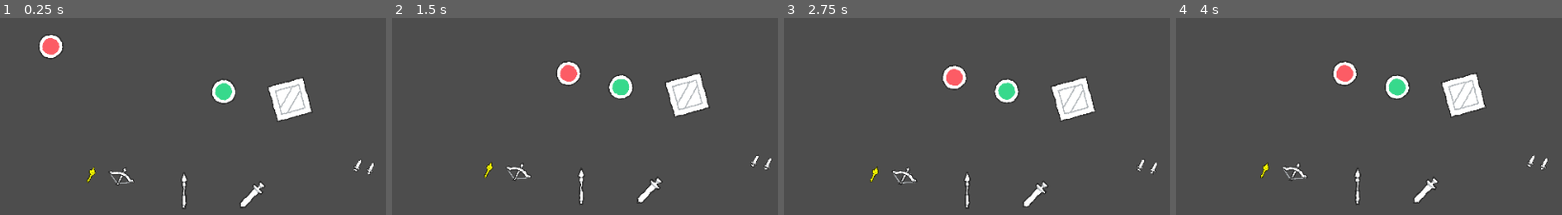
Above: before the commit, frames 1-4 (left to right).
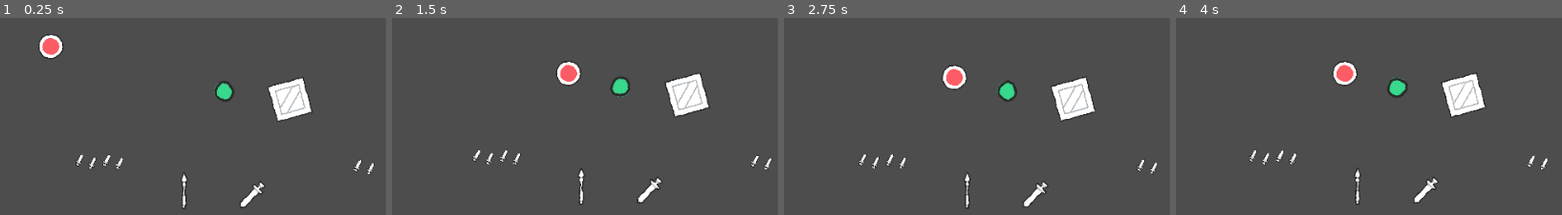
Above: after the commit, the same moments.

Repository: AndreeBurlamaqui/Gorgedot
Game: Godot game, scene res://Game/Scenes/basic_level.tscn
Two runs of this game, one before a commit and one after it. Both use one fixed random seed, a clock stepped at 60 frames per second and the inputs below.
Inputs (mouse positions are in pixels of both pictures, inside the frame that each line leads up to):
- Up to frame 1 (0.25 s): no input
- Up to frame 2 (1.5 s): move the mouse to (outside the picture) at 0.52 s; move the mouse to (465, 108) at 1.27 s
- Up to frame 3 (2.75 s): tap Enter at 2 s; move the mouse to (outside the picture) at 2.02 s
- Up to frame 4 (4 s): tap Space at 2.75 s; move the mouse to (1361, 173) at 2.77 s; tap Enter at 3.5 s; move the mouse to (outside the picture) at 3.52 s

The runs differ from the first frame. In frame 1, 0.9% of the frame differs, in the area x 19-62%, y 30-86%; in frame 2, 0.9%; in frame 3, 0.9%; in frame 4, 0.9%, in the area x 18-61%, y 28-83%.

Commit message:
+ Replacing broken ranged weapons to dagger into the basic level just to continue testing + Added body and hands visual for units > This will make it easier to create different type of enemies, which can have different hand colors + Weapons now has hands sprites in it, with animations that control it + Weapon's hands updates based on the owner visual

Diff:
--- a/Game/Scenes/basic_level.tscn
+++ b/Game/Scenes/basic_level.tscn
@@ -1,11 +1,9 @@
-[gd_scene load_steps=14 format=3 uid="uid://c6ysh7sy6ft3o"]
+[gd_scene load_steps=12 format=3 uid="uid://c6ysh7sy6ft3o"]
 
 [ext_resource type="Texture2D" uid="uid://b8q2xl5qc5142" path="res://Art/Environment/crate.png" id="2_uomle"]
 [ext_resource type="Script" path="res://Game/Components/Health.gd" id="3_brnsa"]
 [ext_resource type="PackedScene" uid="uid://cb4fxg1qk7i5g" path="res://Game/Units/Player/unit_player.tscn" id="3_sjj74"]
-[ext_resource type="PackedScene" uid="uid://bxsio4wrr0w5c" path="res://Game/Units/Weapons/weapon_bow.tscn" id="3_vlvf6"]
 [ext_resource type="PackedScene" uid="uid://ck1j3ahoidavh" path="res://Game/Units/Weapons/weapon_sword.tscn" id="4_gxqny"]
-[ext_resource type="PackedScene" uid="uid://bnlo6msnxyvmh" path="res://Game/Units/Weapons/weapon_electric_wand.tscn" id="5_ufmju"]
 [ext_resource type="PackedScene" uid="uid://dk8jaqbm1ms48" path="res://Game/Units/Weapons/weapon_pole.tscn" id="7_thg4i"]
 [ext_resource type="PackedScene" uid="uid://31ww45ep24bk" path="res://Game/Units/Weapons/weapon_daggers.tscn" id="8_y60a4"]
 [ext_resource type="PackedScene" uid="uid://q6p71erhbfr7" path="res://Game/Units/Enemies/example_enemy_unit.tscn" id="10_tycfk"]
@@ -94,13 +92,11 @@
 "": SubResource("AnimationLibrary_556a5")
 }
 
-[node name="Bow" parent="." instance=ExtResource("3_vlvf6")]
+[node name="Bow" parent="." instance=ExtResource("8_y60a4")]
 position = Vector2(-366, 270)
-projectiles = Array[Resource("res://Game/Units/Weapons/Projectiles/ProjectileData.gd")]([])
 
-[node name="Electric Wand" parent="." instance=ExtResource("5_ufmju")]
+[node name="Electric Wand" parent="." instance=ExtResource("8_y60a4")]
 position = Vector2(-456, 269)
-projectiles = Array[Resource("res://Game/Units/Weapons/Projectiles/ProjectileData.gd")]([])
 
 [node name="Sword" parent="." instance=ExtResource("4_gxqny")]
 position = Vector2(97, 300)
--- a/Game/Units/Enemies/example_enemy_unit.tscn
+++ b/Game/Units/Enemies/example_enemy_unit.tscn
@@ -1,9 +1,10 @@
-[gd_scene load_steps=5 format=3 uid="uid://q6p71erhbfr7"]
+[gd_scene load_steps=6 format=3 uid="uid://q6p71erhbfr7"]
 
 [ext_resource type="PackedScene" uid="uid://btuolqcayirgb" path="res://Game/Units/general_unit.tscn" id="1_wsryk"]
 [ext_resource type="Script" path="res://Game/Units/Enemies/EnemyController.gd" id="2_ojer1"]
 [ext_resource type="Resource" uid="uid://c4uq77jqqnjam" path="res://Game/Units/Enemies/Movements/chaser_movement.tres" id="3_helry"]
 [ext_resource type="Texture2D" uid="uid://bd4uobjc76wnv" path="res://Art/Characters/red_character.png" id="3_yjf2b"]
+[ext_resource type="Texture2D" uid="uid://b8ou7j2i35dgh" path="res://Art/Characters/red_hand.png" id="5_dp185"]
 
 [node name="Enemy Unit" node_paths=PackedStringArray("stunTimer") instance=ExtResource("1_wsryk")]
 collision_mask = 32
@@ -13,6 +14,8 @@
 moveAcceleration = 2500.0
 moveFriction = 5000.0
 stunTimer = NodePath("Stun")
+bodyVisual = ExtResource("3_yjf2b")
+handsVisual = ExtResource("5_dp185")
 
 [node name="Visual" parent="." index="0"]
 texture = ExtResource("3_yjf2b")
--- a/Game/Units/Player/PlayerController.gd
+++ b/Game/Units/Player/PlayerController.gd
@@ -12,7 +12,6 @@
 
 func _ready() -> void:
 	GameManager.Player = self
-
 
 func _physics_process(delta: float) -> void:
 	if mainActionInput.is_pressed :
--- a/Game/Units/Player/unit_player.tscn
+++ b/Game/Units/Player/unit_player.tscn
@@ -1,7 +1,8 @@
-[gd_scene load_steps=4 format=3 uid="uid://cb4fxg1qk7i5g"]
+[gd_scene load_steps=5 format=3 uid="uid://cb4fxg1qk7i5g"]
 
 [ext_resource type="PackedScene" uid="uid://btuolqcayirgb" path="res://Game/Units/general_unit.tscn" id="1_i1m5b"]
 [ext_resource type="Script" path="res://Game/Units/Player/PlayerController.gd" id="2_4ayog"]
+[ext_resource type="Texture2D" uid="uid://h7j3b4wr3lg7" path="res://Art/Characters/green_hand.png" id="3_2b56o"]
 [ext_resource type="Script" path="res://Game/Components/InputAction.gd" id="3_qq5cb"]
 
 [node name="Player" node_paths=PackedStringArray("leftInput", "rightInput", "upInput", "downInput", "mainActionInput", "dropInput", "stunTimer") instance=ExtResource("1_i1m5b")]
@@ -14,6 +15,8 @@
 mainActionInput = NodePath("Inputs/Main Action")
 dropInput = NodePath("Inputs/Drop Action")
 stunTimer = NodePath("Stun")
+bodyVisual = ExtResource("3_2b56o")
+bodyScale = 2.0
 
 [node name="Hurtbox" parent="." index="2"]
 collision_layer = 0
--- a/Game/Units/UnitController.gd
+++ b/Game/Units/UnitController.gd
@@ -11,9 +11,19 @@
 @export_group("HEALTH")
 @export var stunTimer : Timer
 
+@export_group("VISUAL")
+@export var bodyNode = Sprite2D
+@export var bodyVisual = Texture2D
+@export var bodyScale = 1.0
+@export var handsVisual = Texture2D
+
 var currentAimDirection : Vector2
 var canAim := true
 var canMove := true
+
+func _enter_tree():
+	bodyNode.texture = bodyVisual
+	bodyNode.scale = Vector2.ONE * bodyScale
 
 func _physics_process(delta):
 	# Calculate movement based on set direction
--- a/Game/Units/Weapons/WeaponBase.gd
+++ b/Game/Units/Weapons/WeaponBase.gd
@@ -14,12 +14,21 @@
 @export_group("ANIMATIONS")
 @export var onPickAnimation : String
 @export var onDropAnimation : String
+@export var handSprites : Array[Sprite2D] = []
 
 var unitOwner : UnitController
 
+func _enter_tree():
+	var hasInitOwner = unitOwner != null
+	for hand in handSprites:
+		hand.visible = hasInitOwner
+
 func _ready():
-	dropRaycast.target_position = Vector2(0, -dropForce)
-	dropRaycast.enabled = false
+	if dropRaycast != null:
+		dropRaycast.target_position = Vector2(0, -dropForce)
+		dropRaycast.enabled = false
+	else:
+		print("Null drop raycast on ", name)
 	Reset()
 
 func Reset():
@@ -41,6 +50,14 @@
 	global_position = unitOwner.global_position
 	rotation_degrees = 90 # Default face upwards
 	weaponHolder.rotation = 0
+
+	# Setup hands
+	for hand in handSprites:
+		var handSprite = user.handsVisual
+		hand.visible = handSprite != null
+		hand.texture = handSprite
+
+	# Finish animations
 	PlayAnimation(onPickAnimation)
 	Reset()
 
--- a/Game/Units/Weapons/weapon_base.tscn
+++ b/Game/Units/Weapons/weapon_base.tscn
@@ -1,7 +1,8 @@
-[gd_scene load_steps=10 format=3 uid="uid://bav20wurwt0bd"]
+[gd_scene load_steps=11 format=3 uid="uid://bav20wurwt0bd"]
 
 [ext_resource type="Texture2D" uid="uid://crwwtwtoadipc" path="res://Art/Items/weapon_bow_arrow.png" id="1_36mm1"]
 [ext_resource type="Script" path="res://Game/Units/Weapons/WeaponBase.gd" id="1_i71gw"]
+[ext_resource type="Texture2D" uid="uid://b8ou7j2i35dgh" path="res://Art/Characters/red_hand.png" id="3_fqd7g"]
 [ext_resource type="Script" path="res://Game/Components/Hitbox.gd" id="3_imk8q"]
 
 [sub_resource type="Animation" id="Animation_sdmhj"]
@@ -128,7 +129,7 @@
 [sub_resource type="RectangleShape2D" id="RectangleShape2D_hb1hd"]
 size = Vector2(50, 122)
 
-[node name="Weapon" type="Node2D" node_paths=PackedStringArray("weaponHolder", "cooldownTimer", "pickupArea", "dropRaycast", "animator")]
+[node name="Weapon" type="Node2D" node_paths=PackedStringArray("weaponHolder", "cooldownTimer", "pickupArea", "dropRaycast", "animator", "handSprites")]
 scale = Vector2(0.5, 0.5)
 script = ExtResource("1_i71gw")
 weaponHolder = NodePath("Weapon")
@@ -138,6 +139,7 @@
 animator = NodePath("AnimationPlayer")
 onPickAnimation = "pickup_animation"
 onDropAnimation = "drop_animation"
+handSprites = [NodePath("Weapon/Visual/Left Hand"), NodePath("Weapon/Visual/Right Hand")]
 
 [node name="Timer" type="Timer" parent="."]
 wait_time = 0.4
@@ -160,6 +162,17 @@
 
 [node name="Visual" type="Sprite2D" parent="Weapon"]
 texture = ExtResource("1_36mm1")
+
+[node name="Left Hand" type="Sprite2D" parent="Weapon/Visual"]
+position = Vector2(1.21655, -28.1517)
+scale = Vector2(0.5, 0.5)
+texture = ExtResource("3_fqd7g")
+
+[node name="Right Hand" type="Sprite2D" parent="Weapon/Visual"]
+position = Vector2(-2.30608, 35.2801)
+scale = Vector2(0.5, 0.5)
+texture = ExtResource("3_fqd7g")
+flip_h = true
 
 [node name="PickArea" type="Area2D" parent="Weapon"]
 scale = Vector2(1, 0.995983)
--- a/Game/Units/Weapons/weapon_bow.tscn
+++ /dev/null
@@ -1,31 +0,0 @@
-[gd_scene load_steps=7 format=3 uid="uid://bxsio4wrr0w5c"]
-
-[ext_resource type="PackedScene" uid="uid://bav20wurwt0bd" path="res://Game/Units/Weapons/weapon_base.tscn" id="1_wcag2"]
-[ext_resource type="Script" path="res://Game/Units/Weapons/WeaponRanged.gd" id="2_nlosv"]
-[ext_resource type="PackedScene" uid="uid://dp3sdqrfgrabq" path="res://Game/Units/Weapons/Projectiles/general_projectile.tscn" id="3_b8hvw"]
-[ext_resource type="Script" path="res://Game/Units/Weapons/Projectiles/ProjectileData.gd" id="4_mn4gx"]
-
-[sub_resource type="Resource" id="Resource_i78nr"]
-script = ExtResource("4_mn4gx")
-projectile = ExtResource("3_b8hvw")
-damage = 0.0
-amount = 1.0
-angle = Vector2(5, -5)
-randomAngle = true
-
-[sub_resource type="RectangleShape2D" id="RectangleShape2D_wf53g"]
-size = Vector2(117.852, 95.7173)
-
-[node name="Bow" node_paths=PackedStringArray("weaponTip") instance=ExtResource("1_wcag2")]
-scale = Vector2(0.823069, 0.741768)
-script = ExtResource("2_nlosv")
-projectiles = Array[ExtResource("4_mn4gx")]([SubResource("Resource_i78nr")])
-weaponTip = NodePath("Weapon/Marker2D")
-dropForce = 250.0
-
-[node name="Marker2D" type="Marker2D" parent="Weapon" index="0"]
-position = Vector2(0, -32.3551)
-
-[node name="CollisionShape2D" parent="Weapon/Hitbox" index="0"]
-position = Vector2(0, 2.84217e-14)
-shape = SubResource("RectangleShape2D_wf53g")
--- a/Game/Units/Weapons/weapon_daggers.tscn
+++ b/Game/Units/Weapons/weapon_daggers.tscn
@@ -82,6 +82,18 @@
 "args": [false],
 "method": &"SetActive"
 }]
+}
+tracks/6/type = "value"
+tracks/6/imported = false
+tracks/6/enabled = true
+tracks/6/path = NodePath("Weapon/Visual/Left Hand:position")
+tracks/6/interp = 1
+tracks/6/loop_wrap = true
+tracks/6/keys = {
+"times": PackedFloat32Array(0),
+"transitions": PackedFloat32Array(1),
+"update": 0,
+"values": [Vector2(-87.4707, 44.6544)]
 }
 
 [sub_resource type="Animation" id="Animation_67vr8"]
@@ -166,6 +178,18 @@
 "args": [false],
 "method": &"SetActive"
 }]
+}
+tracks/6/type = "value"
+tracks/6/imported = false
+tracks/6/enabled = true
+tracks/6/path = NodePath("Weapon/Visual/Left Hand:position")
+tracks/6/interp = 1
+tracks/6/loop_wrap = true
+tracks/6/keys = {
+"times": PackedFloat32Array(0, 0.015, 0.03, 0.045, 0.06, 0.075, 0.15),
+"transitions": PackedFloat32Array(1, 1, 1, 1, 1, 1, 1),
+"update": 0,
+"values": [Vector2(-83.3891, 83.2542), Vector2(-70.8644, 64.1931), Vector2(-70.1851, 12.4143), Vector2(-82.5986, -41.6667), Vector2(-110.625, -69.2348), Vector2(-117.334, -83.6225), Vector2(-85.0562, -14.4032)]
 }
 
 [sub_resource type="Animation" id="Animation_pdbta"]
@@ -251,6 +275,18 @@
 "method": &"SetActive"
 }]
 }
+tracks/6/type = "value"
+tracks/6/imported = false
+tracks/6/enabled = true
+tracks/6/path = NodePath("Weapon/Visual/Left Hand:position")
+tracks/6/interp = 1
+tracks/6/loop_wrap = true
+tracks/6/keys = {
+"times": PackedFloat32Array(0, 0.015, 0.045, 0.09, 0.12, 0.15),
+"transitions": PackedFloat32Array(1, 1, 1, 1, 1, 1),
+"update": 0,
+"values": [Vector2(-86.7466, -18.0284), Vector2(-67.468, 5.22662), Vector2(-63, 75.5), Vector2(-59, 204), Vector2(-61, 162), Vector2(-61, 100)]
+}
 
 [sub_resource type="Animation" id="Animation_58p3j"]
 resource_name = "drop_animation"
@@ -371,6 +407,18 @@
 "update": 1,
 "values": [false]
 }
+tracks/6/type = "value"
+tracks/6/imported = false
+tracks/6/enabled = true
+tracks/6/path = NodePath("Weapon/Visual/Left Hand:position")
+tracks/6/interp = 1
+tracks/6/loop_wrap = true
+tracks/6/keys = {
+"times": PackedFloat32Array(0),
+"transitions": PackedFloat32Array(1),
+"update": 0,
+"values": [Vector2(-85.9014, -16.2156)]
+}
 
 [sub_resource type="AnimationLibrary" id="AnimationLibrary_n6t80"]
 _data = {
@@ -385,6 +433,7 @@
 size = Vector2(70, 120)
 
 [node name="Daggers" instance=ExtResource("1_lv2bp")]
+rotation = 6.28319
 script = ExtResource("2_o1n5w")
 comboAnimation = Array[String](["dagger_combo_1", "dagger_combo_2"])
 impulseForce = 150
@@ -413,6 +462,7 @@
 monitoring = false
 script = ExtResource("4_jakn7")
 holder = NodePath("../..")
+knockback = 350
 
 [node name="CollisionShape2D" type="CollisionShape2D" parent="Weapon2/Hitbox2" index="0"]
 shape = SubResource("RectangleShape2D_4bcc3")
@@ -425,11 +475,17 @@
 [node name="Visual" parent="Weapon" index="0"]
 texture = ExtResource("3_uqluw")
 
+[node name="Left Hand" parent="Weapon/Visual" index="0"]
+position = Vector2(-87.4707, 44.6544)
+
+[node name="Right Hand" parent="Weapon/Visual" index="1"]
+position = Vector2(-0.0675163, 26.4007)
+
 [node name="CollisionShape2D" parent="Weapon/PickArea" index="0"]
 position = Vector2(-40.5, 2.00807)
 
 [node name="Hitbox" parent="Weapon" index="2"]
-knockback = 500
+knockback = 350
 
 [node name="CollisionShape2D" parent="Weapon/Hitbox" index="0"]
 position = Vector2(0, 0)
--- a/Game/Units/Weapons/weapon_electric_wand.tscn
+++ /dev/null
@@ -1,30 +0,0 @@
-[gd_scene load_steps=7 format=3 uid="uid://bnlo6msnxyvmh"]
-
-[ext_resource type="PackedScene" uid="uid://bav20wurwt0bd" path="res://Game/Units/Weapons/weapon_base.tscn" id="1_powj0"]
-[ext_resource type="Texture2D" uid="uid://dpokx1bb0jc58" path="res://Art/Items/weapon_staff.png" id="2_qfwte"]
-[ext_resource type="PackedScene" uid="uid://dmmceb4a4lh16" path="res://Game/Units/Weapons/Projectiles/rotating_projectile.tscn" id="3_g1npg"]
-[ext_resource type="Script" path="res://Game/Units/Weapons/WeaponRanged.gd" id="3_phmsc"]
-[ext_resource type="Script" path="res://Game/Units/Weapons/Projectiles/ProjectileData.gd" id="4_8ht7l"]
-
-[sub_resource type="Resource" id="Resource_f4an5"]
-script = ExtResource("4_8ht7l")
-projectile = ExtResource("3_g1npg")
-damage = 0.0
-amount = 5.0
-angle = Vector2(-180, 180)
-randomAngle = false
-
-[node name="Electric Wand" node_paths=PackedStringArray("weaponTip") instance=ExtResource("1_powj0")]
-modulate = Color(1, 1, 0, 1)
-script = ExtResource("3_phmsc")
-projectiles = Array[ExtResource("4_8ht7l")]([SubResource("Resource_f4an5")])
-weaponTip = NodePath("Weapon/Marker2D")
-
-[node name="Visual" parent="Weapon" index="0"]
-texture = ExtResource("2_qfwte")
-
-[node name="Marker2D" type="Marker2D" parent="Weapon" index="2"]
-position = Vector2(0, -24)
-
-[node name="CollisionShape2D" parent="Weapon/Hitbox" index="0"]
-position = Vector2(0, 3)
--- a/Game/Units/Weapons/weapon_fire_staff.tscn
+++ /dev/null
@@ -1,190 +0,0 @@
-[gd_scene load_steps=10 format=3 uid="uid://b768bxlsi054b"]
-
-[ext_resource type="PackedScene" uid="uid://bxsio4wrr0w5c" path="res://Game/Units/Weapons/weapon_bow.tscn" id="1_64tfk"]
-[ext_resource type="PackedScene" uid="uid://dxx7064v57mr4" path="res://Game/Units/fire_projectile.tscn" id="2_7r3m8"]
-[ext_resource type="Texture2D" uid="uid://dpokx1bb0jc58" path="res://Art/Items/weapon_staff.png" id="2_xwdy1"]
-[ext_resource type="Script" path="res://Game/Units/Weapons/Projectiles/ProjectileData.gd" id="3_vhcbi"]
-
-[sub_resource type="Resource" id="Resource_220xb"]
-script = ExtResource("3_vhcbi")
-projectile = ExtResource("2_7r3m8")
-damage = 0.0
-amount = 10.0
-angle = Vector2(45, -45)
-randomAngle = false
-
-[sub_resource type="Animation" id="Animation_58p3j"]
-resource_name = "drop_animation"
-tracks/0/type = "value"
-tracks/0/imported = false
-tracks/0/enabled = true
-tracks/0/path = NodePath(".:rotation")
-tracks/0/interp = 1
-tracks/0/loop_wrap = true
-tracks/0/keys = {
-"times": PackedFloat32Array(0, 0.5),
-"transitions": PackedFloat32Array(1, 1),
-"update": 0,
-"values": [0.0, 6.28319]
-}
-tracks/1/type = "value"
-tracks/1/imported = false
-tracks/1/enabled = false
-tracks/1/path = NodePath("Weapon/Hitbox:monitorable")
-tracks/1/interp = 1
-tracks/1/loop_wrap = true
-tracks/1/keys = {
-"times": PackedFloat32Array(),
-"transitions": PackedFloat32Array(),
-"update": 1,
-"values": []
-}
-tracks/2/type = "value"
-tracks/2/imported = false
-tracks/2/enabled = true
-tracks/2/path = NodePath("Weapon/Hitbox:monitoring")
-tracks/2/interp = 1
-tracks/2/loop_wrap = true
-tracks/2/keys = {
-"times": PackedFloat32Array(0, 0.5),
-"transitions": PackedFloat32Array(1, 1),
-"update": 1,
-"values": [true, false]
-}
-
-[sub_resource type="Animation" id="Animation_l5whd"]
-resource_name = "pickup_animation"
-length = 0.100005
-step = 0.025
-tracks/0/type = "value"
-tracks/0/imported = false
-tracks/0/enabled = true
-tracks/0/path = NodePath(".:scale")
-tracks/0/interp = 2
-tracks/0/loop_wrap = true
-tracks/0/keys = {
-"times": PackedFloat32Array(0, 0.1),
-"transitions": PackedFloat32Array(1, 1),
-"update": 0,
-"values": [Vector2(0.5, 0.5), Vector2(1, 1)]
-}
-tracks/1/type = "value"
-tracks/1/imported = false
-tracks/1/enabled = true
-tracks/1/path = NodePath("Weapon:position")
-tracks/1/interp = 1
-tracks/1/loop_wrap = true
-tracks/1/keys = {
-"times": PackedFloat32Array(0),
-"transitions": PackedFloat32Array(1),
-"update": 0,
-"values": [Vector2(35, 15)]
-}
-tracks/2/type = "value"
-tracks/2/imported = false
-tracks/2/enabled = true
-tracks/2/path = NodePath("Weapon:rotation")
-tracks/2/interp = 1
-tracks/2/loop_wrap = true
-tracks/2/keys = {
-"times": PackedFloat32Array(0),
-"transitions": PackedFloat32Array(1),
-"update": 0,
-"values": [0.436332]
-}
-tracks/3/type = "value"
-tracks/3/imported = false
-tracks/3/enabled = true
-tracks/3/path = NodePath("Weapon2:position")
-tracks/3/interp = 1
-tracks/3/loop_wrap = true
-tracks/3/keys = {
-"times": PackedFloat32Array(0),
-"transitions": PackedFloat32Array(1),
-"update": 0,
-"values": [Vector2(-35, -64)]
-}
-tracks/4/type = "value"
-tracks/4/imported = false
-tracks/4/enabled = true
-tracks/4/path = NodePath("Weapon2:rotation")
-tracks/4/interp = 1
-tracks/4/loop_wrap = true
-tracks/4/keys = {
-"times": PackedFloat32Array(0),
-"transitions": PackedFloat32Array(1),
-"update": 0,
-"values": [0.0]
-}
-tracks/5/type = "value"
-tracks/5/imported = false
-tracks/5/enabled = true
-tracks/5/path = NodePath("Weapon/Hitbox:monitoring")
-tracks/5/interp = 1
-tracks/5/loop_wrap = true
-tracks/5/keys = {
-"times": PackedFloat32Array(0.025),
-"transitions": PackedFloat32Array(1),
-"update": 1,
-"values": [false]
-}
-
-[sub_resource type="Animation" id="Animation_gb5h4"]
-resource_name = "pole_combo_1"
-length = 0.25
-step = 0.025
-tracks/0/type = "value"
-tracks/0/imported = false
-tracks/0/enabled = true
-tracks/0/path = NodePath("Weapon:position")
-tracks/0/interp = 1
-tracks/0/loop_wrap = true
-tracks/0/keys = {
-"times": PackedFloat32Array(0, 0.075, 0.125, 0.175, 0.25),
-"transitions": PackedFloat32Array(1, 1, 1, 1, 1),
-"update": 0,
-"values": [Vector2(0, 8), Vector2(0, -50), Vector2(0, -50), Vector2(0, 34), Vector2(0, 8)]
-}
-
-[sub_resource type="AnimationLibrary" id="AnimationLibrary_wl02v"]
-_data = {
-"drop_animation": SubResource("Animation_58p3j"),
-"pickup_animation": SubResource("Animation_l5whd"),
-"pole_combo_1": SubResource("Animation_gb5h4")
-}
-
-[node name="Fire Staff" instance=ExtResource("1_64tfk")]
-modulate = Color(1, 0, 0, 1)
-projectiles = Array[ExtResource("3_vhcbi")]([SubResource("Resource_220xb")])
-
-[node name="AnimationPlayer" parent="." index="1"]
-method_call_mode = 1
-libraries = {
-"": SubResource("AnimationLibrary_wl02v")
-}
-
-[node name="DropRaycast" parent="." index="2"]
-position = Vector2(0, 40)
-
-[node name="Weapon" parent="." index="3"]
-position = Vector2(0, 0)
-rotation = 0.0
-
-[node name="Visual" parent="Weapon" index="1"]
-texture = ExtResource("2_xwdy1")
-
-[node name="DropRaycast" type="RayCast2D" parent="Weapon" index="2"]
-position = Vector2(0, 40)
-target_position = Vector2(0, -200)
-collision_mask = 33
-collide_with_areas = true
-
-[node name="PickArea" parent="Weapon" index="3"]
-input_pickable = true
-
-[node name="Hitbox" parent="Weapon" index="4"]
-collision_layer = 1
-collision_mask = 1
-input_pickable = true
-monitoring = true
-script = null
--- a/Game/Units/Weapons/weapon_pole.tscn
+++ b/Game/Units/Weapons/weapon_pole.tscn
@@ -222,6 +222,9 @@
 [node name="Visual" parent="Weapon" index="0"]
 texture = ExtResource("2_d0hdr")
 
+[node name="Left Hand" parent="Weapon/Visual" index="0"]
+position = Vector2(0, -7)
+
 [node name="Hitbox" parent="Weapon" index="2"]
 knockback = 1150
 
--- a/Game/Units/Weapons/weapon_sword.tscn
+++ b/Game/Units/Weapons/weapon_sword.tscn
@@ -230,6 +230,13 @@
 [node name="Visual" parent="Weapon" index="0"]
 texture = ExtResource("2_xw1tf")
 
+[node name="Left Hand" parent="Weapon/Visual" index="0"]
+position = Vector2(-0.842926, 38.6172)
+
+[node name="Right Hand" parent="Weapon/Visual" index="1"]
+z_index = -1
+position = Vector2(-6.07869, 44.4078)
+
 [node name="Hitbox" parent="Weapon" index="2"]
 knockback = 750
 
--- a/Game/Units/general_unit.tscn
+++ b/Game/Units/general_unit.tscn
@@ -10,7 +10,7 @@
 [sub_resource type="CircleShape2D" id="CircleShape2D_hchhh"]
 radius = 38.2884
 
-[node name="Unit" type="CharacterBody2D"]
+[node name="Unit" type="CharacterBody2D" node_paths=PackedStringArray("bodyNode")]
 scale = Vector2(0.998726, 1.00425)
 collision_layer = 4
 collision_mask = 16
@@ -18,6 +18,7 @@
 script = ExtResource("1_hrw8j")
 moveAcceleration = 4500.0
 moveFriction = 1500.0
+bodyNode = NodePath("Visual")
 
 [node name="Visual" type="Sprite2D" parent="."]
 texture = ExtResource("1_wnd7u")
